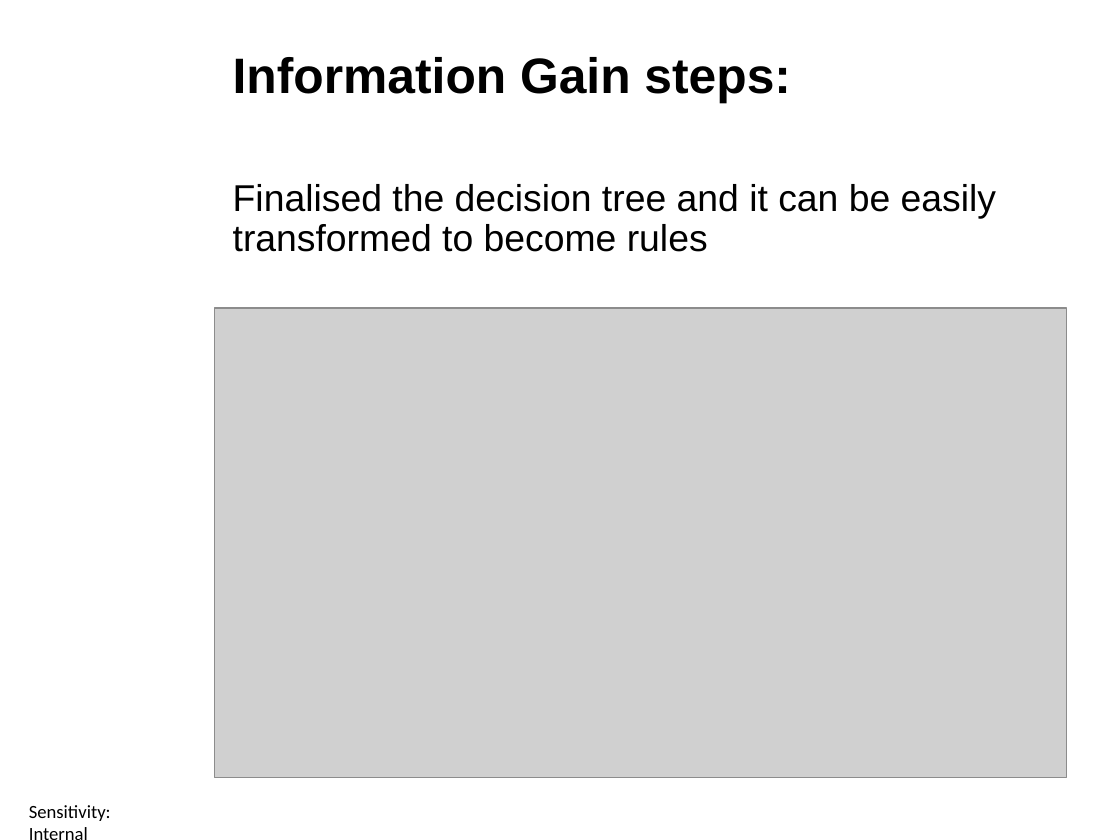
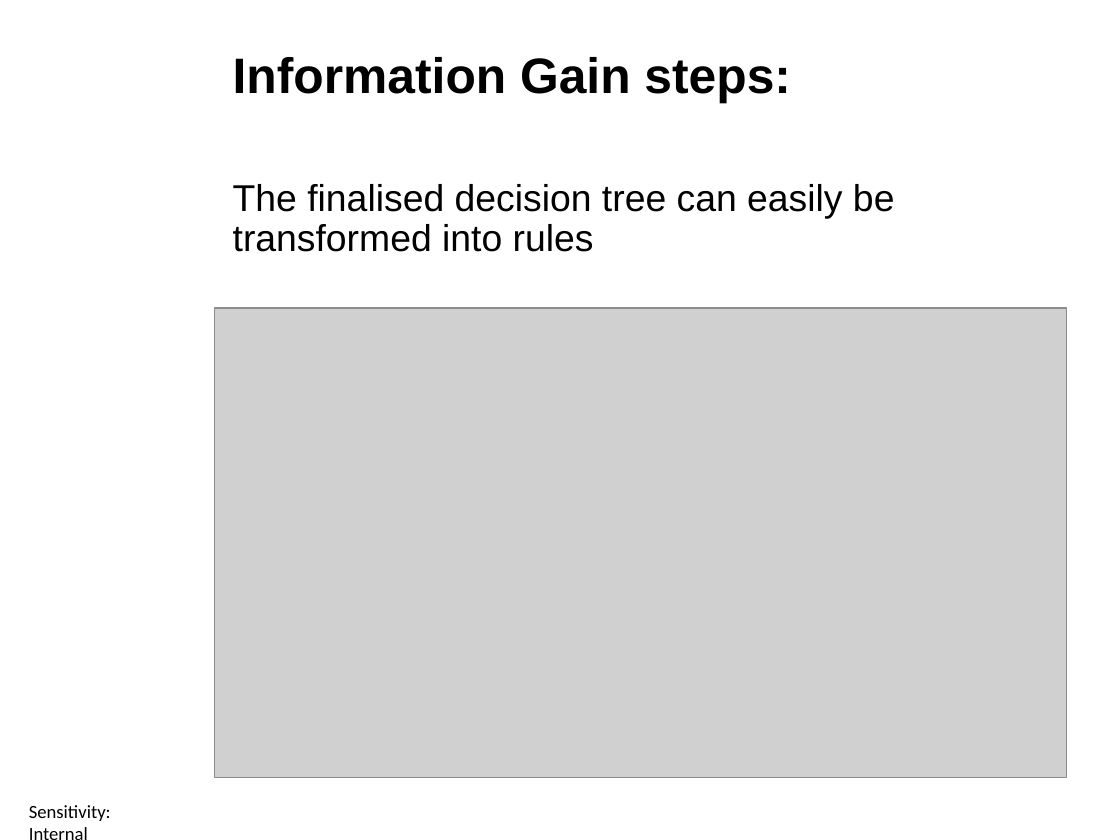
Before and after one commit to ctsallis/frontiers_in_ai_and_data_science, a slide deck: slide 25 of content/Lectures/Semester 1/Week 6/1 Lecture/1.6 Classification Problems and Decision Tree Induction (Lecture).pptx. Drawn at 1120x840 pixels with LibreOffice and Linux fonts; fonts in the diff are those of the drawing; grey boxes stand for pictures; background and template pictures are left out. Boxes give left, top, right and bottom in pixels: in the first picture for what was removed or moved away, otherwise in the second. Text is boxed around its words. In the diff, an @@ line names an element or a change of style, - is before the commit and + after.

```diff
--- a/content/Lectures/Semester 1/Week 6/1 Lecture/1.6 Classification Problems and Decision Tree Induction (Lecture).pptx
+++ b/content/Lectures/Semester 1/Week 6/1 Lecture/1.6 Classification Problems and Decision Tree Induction (Lecture).pptx
@@ text at <box>233,184,895,252</box>: text changed @@
-Finalised the decision tree and it can be easily transformed to become rules
+The finalised decision tree can easily be transformed into rules
```
Also in this commit, not shown: 6 other slides changed, 1 other file.
